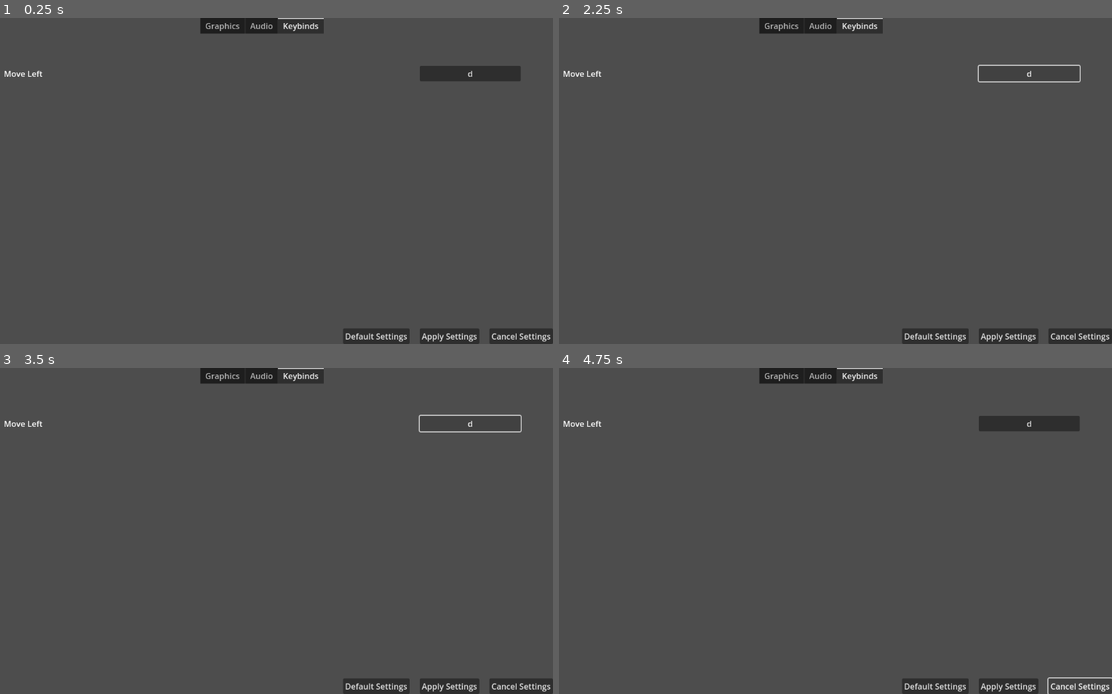
Above: before the commit, frames 1-4 (two rows, left to right).
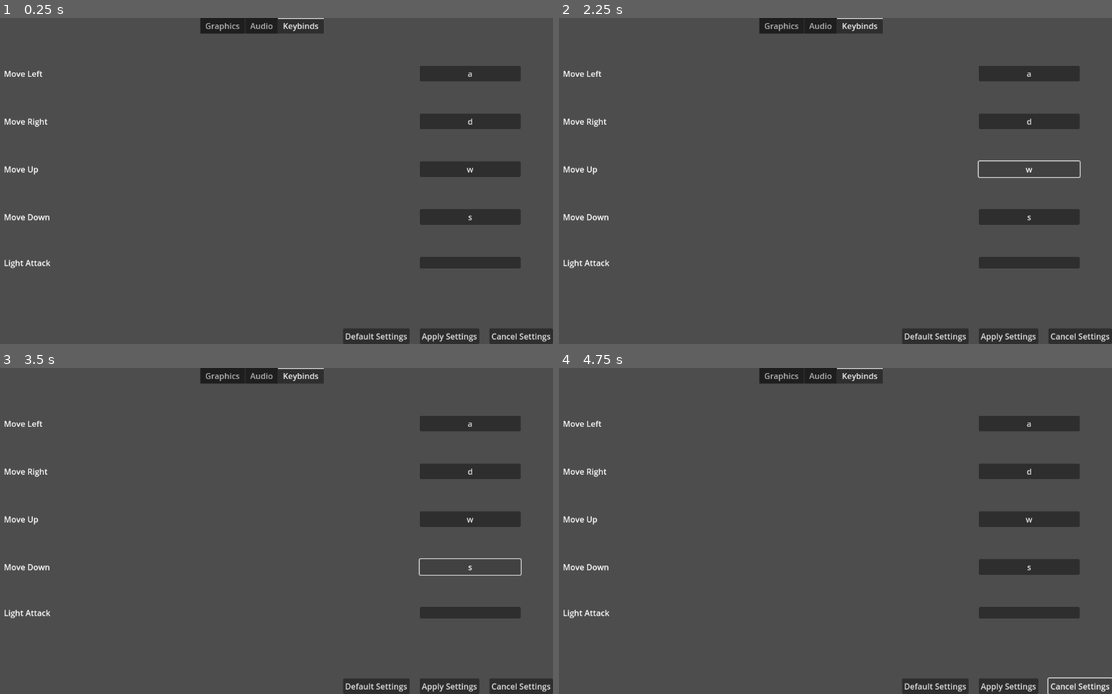
Above: after the commit, the same moments.

Repository: Cole-Miller-IT/template-game-for-future-projects
Game: Godot game, scene res://Scenes/Levels/Settings/settings_menu.tscn
Same seed, same stepped clock (60 frames per second), same inputs: the game is played once before the commit and once after it. This scene is started directly instead of the project's main scene.
Inputs (mouse positions are in pixels of both pictures, inside the frame that each line leads up to):
- Up to frame 1 (0.25 s): no input
- Up to frame 2 (2.25 s): click "d" at 0.5 s; click "d" (after the commit: "a") at 1.25 s; click "d" (after the commit: "w") at 2 s
- Up to frame 3 (3.5 s): click "d" (after the commit: "s") at 2.75 s
- Up to frame 4 (4.75 s): click (1029, 612) at 3.52 s; click "Cancel Settings" at 4.25 s

The runs differ from the first frame. In frame 1, 3.6% of the frame differs, in the area x 0-95%, y 16-77%; in frame 2, 3.1%; in frame 3, 3.0%; in frame 4, 3.6%.

Commit message:
working on rebindable hotkeys

Diff:
--- a/Scenes/Levels/Settings/settings_menu.gd
+++ b/Scenes/Levels/Settings/settings_menu.gd
@@ -10,7 +10,11 @@
 		print("loaded hotkeys")
 		print(hotkeys.defaultMoveLeft)
 
-		$MarginContainer/VBoxContainer/TabContainer/Keybinds/MarginContainer/VBoxContainer/MoveLeft/RebindKey.text = hotkeys.defaultMoveRight
+		$MarginContainer/VBoxContainer/TabContainer/Keybinds/MarginContainer/VBoxContainer/MoveLeft/RebindKey1.text = hotkeys.defaultMoveLeft
+		$MarginContainer/VBoxContainer/TabContainer/Keybinds/MarginContainer/VBoxContainer/MoveRight/RebindKey1.text = hotkeys.defaultMoveRight
+		$MarginContainer/VBoxContainer/TabContainer/Keybinds/MarginContainer/VBoxContainer/MoveUp/RebindKey1.text = hotkeys.defaultMoveUp
+		$MarginContainer/VBoxContainer/TabContainer/Keybinds/MarginContainer/VBoxContainer/MoveDown/RebindKey1.text = hotkeys.defaultMoveDown
+		#$MarginContainer/VBoxContainer/TabContainer/Keybinds/MarginContainer/VBoxContainer/LightAttack/RebindKey1.text = hotkeys.defaultLightAttack
 
 
 
--- a/Scenes/Levels/Settings/settings_menu.tscn
+++ b/Scenes/Levels/Settings/settings_menu.tscn
@@ -246,7 +246,67 @@
 layout_mode = 2
 size_flags_horizontal = 3
 
-[node name="RebindKey" type="Button" parent="MarginContainer/VBoxContainer/TabContainer/Keybinds/MarginContainer/VBoxContainer/MoveLeft"]
+[node name="RebindKey1" type="Button" parent="MarginContainer/VBoxContainer/TabContainer/Keybinds/MarginContainer/VBoxContainer/MoveLeft"]
+custom_minimum_size = Vector2(200, 0)
+layout_mode = 2
+
+[node name="MoveRight" type="HBoxContainer" parent="MarginContainer/VBoxContainer/TabContainer/Keybinds/MarginContainer/VBoxContainer"]
+layout_mode = 2
+
+[node name="Label" type="Label" parent="MarginContainer/VBoxContainer/TabContainer/Keybinds/MarginContainer/VBoxContainer/MoveRight"]
+layout_mode = 2
+text = "Move Right"
+
+[node name="Spacing" type="MarginContainer" parent="MarginContainer/VBoxContainer/TabContainer/Keybinds/MarginContainer/VBoxContainer/MoveRight"]
+layout_mode = 2
+size_flags_horizontal = 3
+
+[node name="RebindKey1" type="Button" parent="MarginContainer/VBoxContainer/TabContainer/Keybinds/MarginContainer/VBoxContainer/MoveRight"]
+custom_minimum_size = Vector2(200, 0)
+layout_mode = 2
+
+[node name="MoveUp" type="HBoxContainer" parent="MarginContainer/VBoxContainer/TabContainer/Keybinds/MarginContainer/VBoxContainer"]
+layout_mode = 2
+
+[node name="Label" type="Label" parent="MarginContainer/VBoxContainer/TabContainer/Keybinds/MarginContainer/VBoxContainer/MoveUp"]
+layout_mode = 2
+text = "Move Up"
+
+[node name="Spacing" type="MarginContainer" parent="MarginContainer/VBoxContainer/TabContainer/Keybinds/MarginContainer/VBoxContainer/MoveUp"]
+layout_mode = 2
+size_flags_horizontal = 3
+
+[node name="RebindKey1" type="Button" parent="MarginContainer/VBoxContainer/TabContainer/Keybinds/MarginContainer/VBoxContainer/MoveUp"]
+custom_minimum_size = Vector2(200, 0)
+layout_mode = 2
+
+[node name="MoveDown" type="HBoxContainer" parent="MarginContainer/VBoxContainer/TabContainer/Keybinds/MarginContainer/VBoxContainer"]
+layout_mode = 2
+
+[node name="Label" type="Label" parent="MarginContainer/VBoxContainer/TabContainer/Keybinds/MarginContainer/VBoxContainer/MoveDown"]
+layout_mode = 2
+text = "Move Down"
+
+[node name="Spacing" type="MarginContainer" parent="MarginContainer/VBoxContainer/TabContainer/Keybinds/MarginContainer/VBoxContainer/MoveDown"]
+layout_mode = 2
+size_flags_horizontal = 3
+
+[node name="RebindKey1" type="Button" parent="MarginContainer/VBoxContainer/TabContainer/Keybinds/MarginContainer/VBoxContainer/MoveDown"]
+custom_minimum_size = Vector2(200, 0)
+layout_mode = 2
+
+[node name="LightAttack" type="HBoxContainer" parent="MarginContainer/VBoxContainer/TabContainer/Keybinds/MarginContainer/VBoxContainer"]
+layout_mode = 2
+
+[node name="Label" type="Label" parent="MarginContainer/VBoxContainer/TabContainer/Keybinds/MarginContainer/VBoxContainer/LightAttack"]
+layout_mode = 2
+text = "Light Attack"
+
+[node name="Spacing" type="MarginContainer" parent="MarginContainer/VBoxContainer/TabContainer/Keybinds/MarginContainer/VBoxContainer/LightAttack"]
+layout_mode = 2
+size_flags_horizontal = 3
+
+[node name="RebindKey1" type="Button" parent="MarginContainer/VBoxContainer/TabContainer/Keybinds/MarginContainer/VBoxContainer/LightAttack"]
 custom_minimum_size = Vector2(200, 0)
 layout_mode = 2
 
@@ -283,7 +343,11 @@
 [connection signal="changed" from="MarginContainer/VBoxContainer/TabContainer/Audio/MarginContainer/VBoxContainer/Setting 2/HSlider" to="." method="_on_h_slider_changed"]
 [connection signal="changed" from="MarginContainer/VBoxContainer/TabContainer/Audio/MarginContainer/VBoxContainer/Setting 3/HSlider" to="." method="_on_h_slider_changed"]
 [connection signal="changed" from="MarginContainer/VBoxContainer/TabContainer/Audio/MarginContainer/VBoxContainer/Setting 4/HSlider" to="." method="_on_h_slider_changed"]
-[connection signal="pressed" from="MarginContainer/VBoxContainer/TabContainer/Keybinds/MarginContainer/VBoxContainer/MoveLeft/RebindKey" to="." method="_on_rebind_key_pressed"]
+[connection signal="pressed" from="MarginContainer/VBoxContainer/TabContainer/Keybinds/MarginContainer/VBoxContainer/MoveLeft/RebindKey1" to="." method="_on_rebind_key_pressed"]
+[connection signal="pressed" from="MarginContainer/VBoxContainer/TabContainer/Keybinds/MarginContainer/VBoxContainer/MoveRight/RebindKey1" to="." method="_on_rebind_key_pressed"]
+[connection signal="pressed" from="MarginContainer/VBoxContainer/TabContainer/Keybinds/MarginContainer/VBoxContainer/MoveUp/RebindKey1" to="." method="_on_rebind_key_pressed"]
+[connection signal="pressed" from="MarginContainer/VBoxContainer/TabContainer/Keybinds/MarginContainer/VBoxContainer/MoveDown/RebindKey1" to="." method="_on_rebind_key_pressed"]
+[connection signal="pressed" from="MarginContainer/VBoxContainer/TabContainer/Keybinds/MarginContainer/VBoxContainer/LightAttack/RebindKey1" to="." method="_on_rebind_key_pressed"]
 [connection signal="pressed" from="MarginContainer/MarginContainer/HBoxContainer/Defaults" to="." method="_on_button_pressed"]
 [connection signal="pressed" from="MarginContainer/MarginContainer/HBoxContainer/Confirm" to="." method="_on_confirm_pressed"]
 [connection signal="pressed" from="MarginContainer/MarginContainer/HBoxContainer/Cancel" to="." method="_on_cancel_pressed"]
--- a/Scenes/Resources/Settings/keybinds.gd
+++ b/Scenes/Resources/Settings/keybinds.gd
@@ -9,3 +9,6 @@
 
 var defaultMoveLeft = "a"
 var defaultMoveRight = "d"
+var defaultMoveUp = "w"
+var defaultMoveDown = "s"
+#var defaultLightAttack = "LMB"
